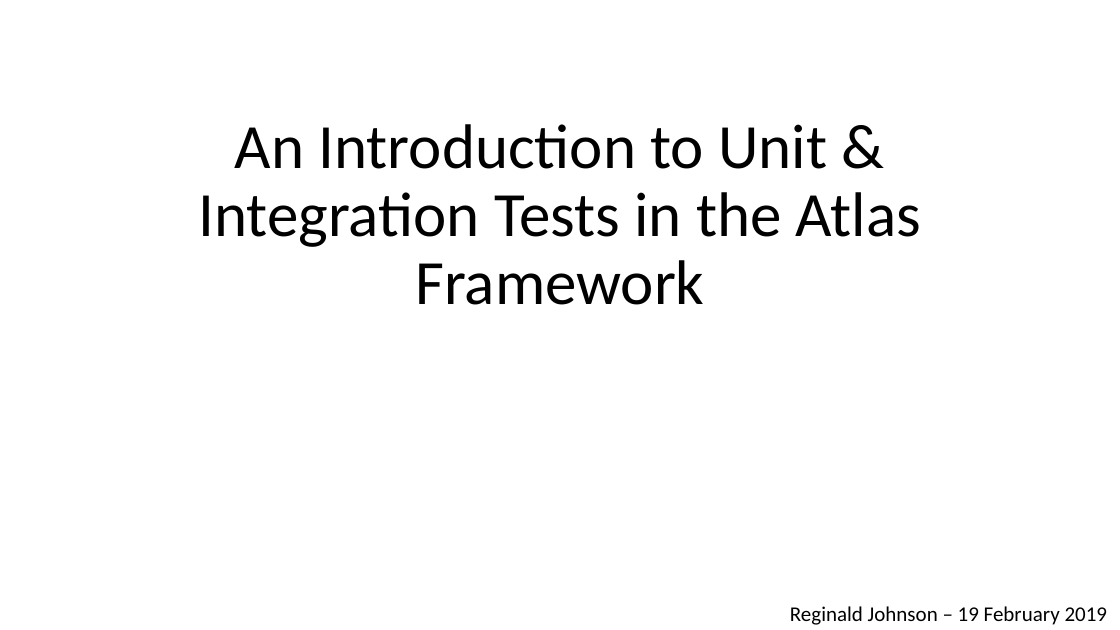
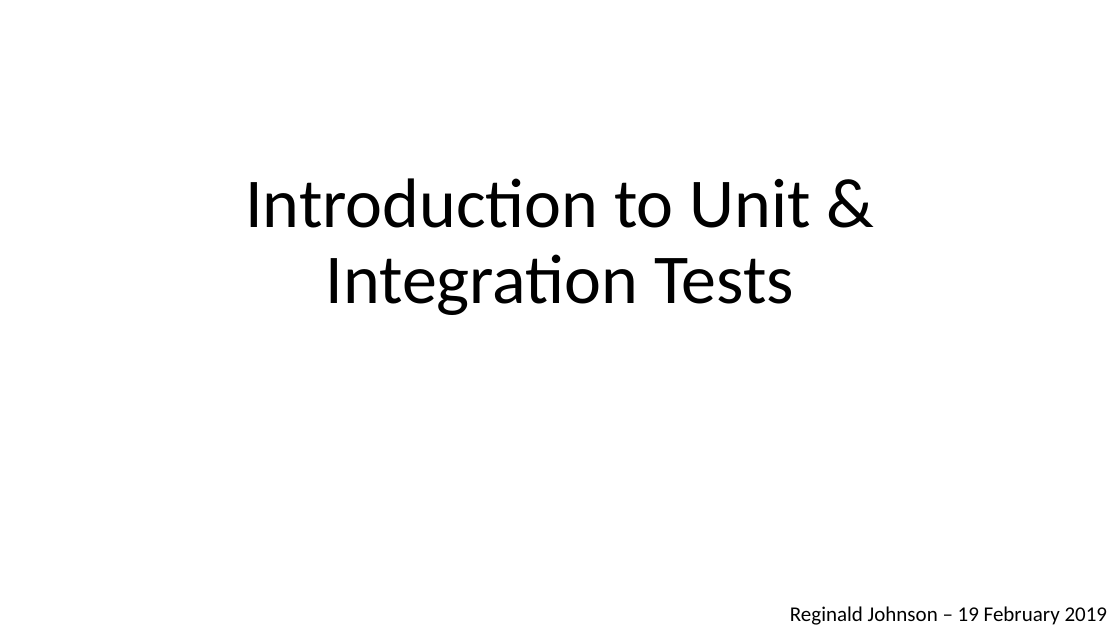
Before and after one commit to reggie3/testing-examples, a slide deck: slide 1 of TestingPresentation.pptx. Drawn at 1120x630 pixels with LibreOffice and Linux fonts; fonts in the diff are those of the drawing. Boxes give left, top, right and bottom in pixels: in the first picture for what was removed or moved away, otherwise in the second. Text is boxed around its words. In the diff, an @@ line names an element or a change of style, - is before the commit and + after.

```diff
--- a/TestingPresentation.pptx
+++ b/TestingPresentation.pptx
@@ title at [245,178,811,315]: text changed; size 54 to 60 pt @@
-An Introduction to Unit & Integration Tests in the Atlas Framework
+Introduction to Unit & Integration Tests
```
Also in this commit, not shown: 3 other slides changed, 15 slides added, 1 slide removed, 11 other files.
